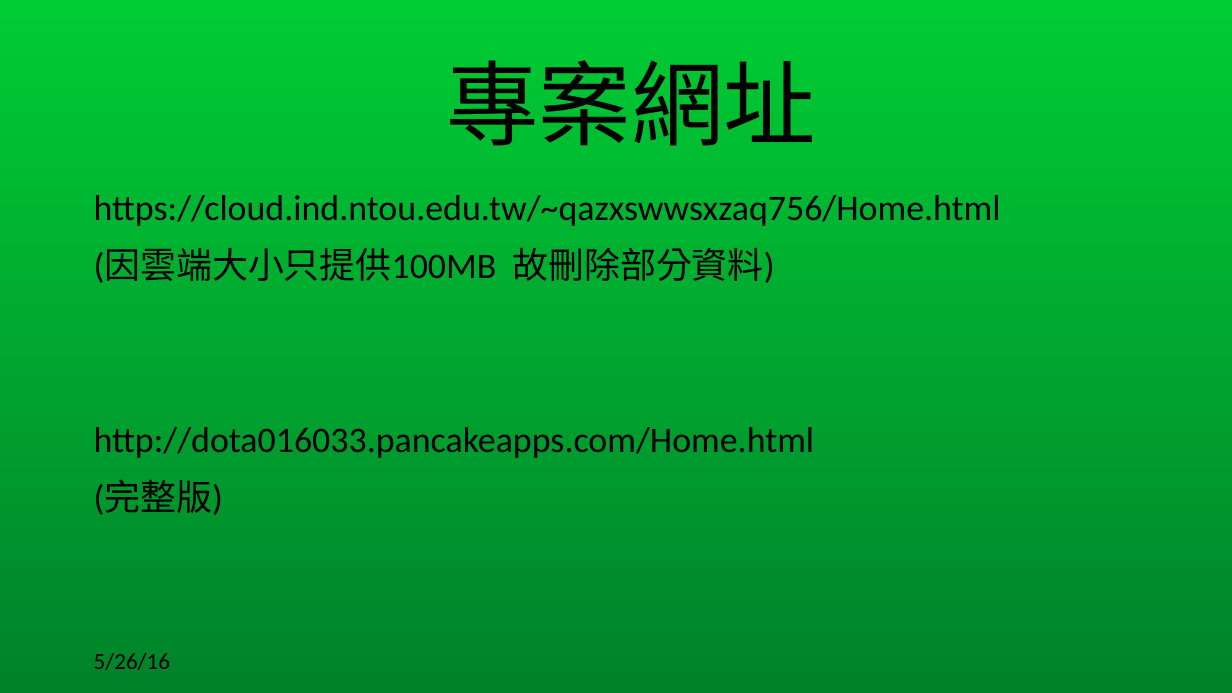
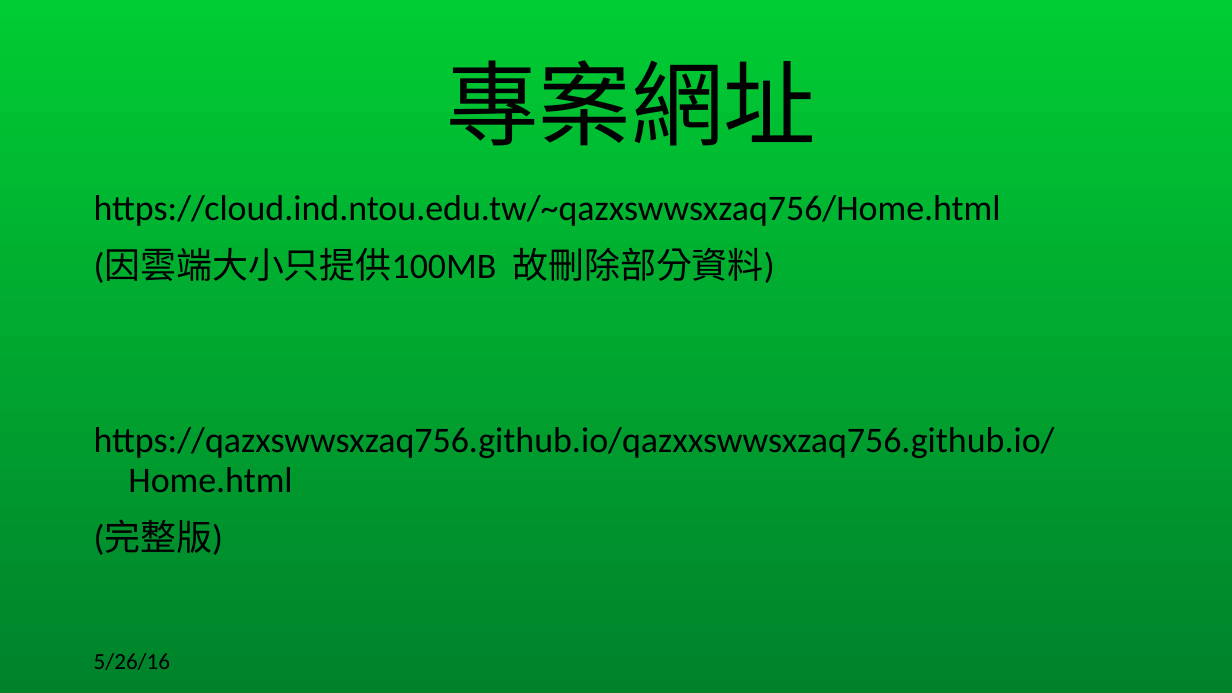
Before and after one commit to qazxswwsxzaq756/qazxxswwsxzaq756.github.io, a slide deck: slide 6 of 網程結案報告.ppt. Drawn at 1232x693 pixels with LibreOffice and Linux fonts; fonts in the diff are those of the drawing. Boxes give left, top, right and bottom in pixels: in the first picture for what was removed or moved away, otherwise in the second. Text is boxed around its words. In the diff, an @@ line names an element or a change of style, - is before the commit and + after.

Commit message:
update

```diff
--- a/網程結案報告.ppt
+++ b/網程結案報告.ppt
@@ text at (94,427,1055,492): text changed @@
-http://dota016033.pancakeapps.com/Home.html
+https://qazxswwsxzaq756.github.io/qazxxswwsxzaq756.github.io/Home.html
```
